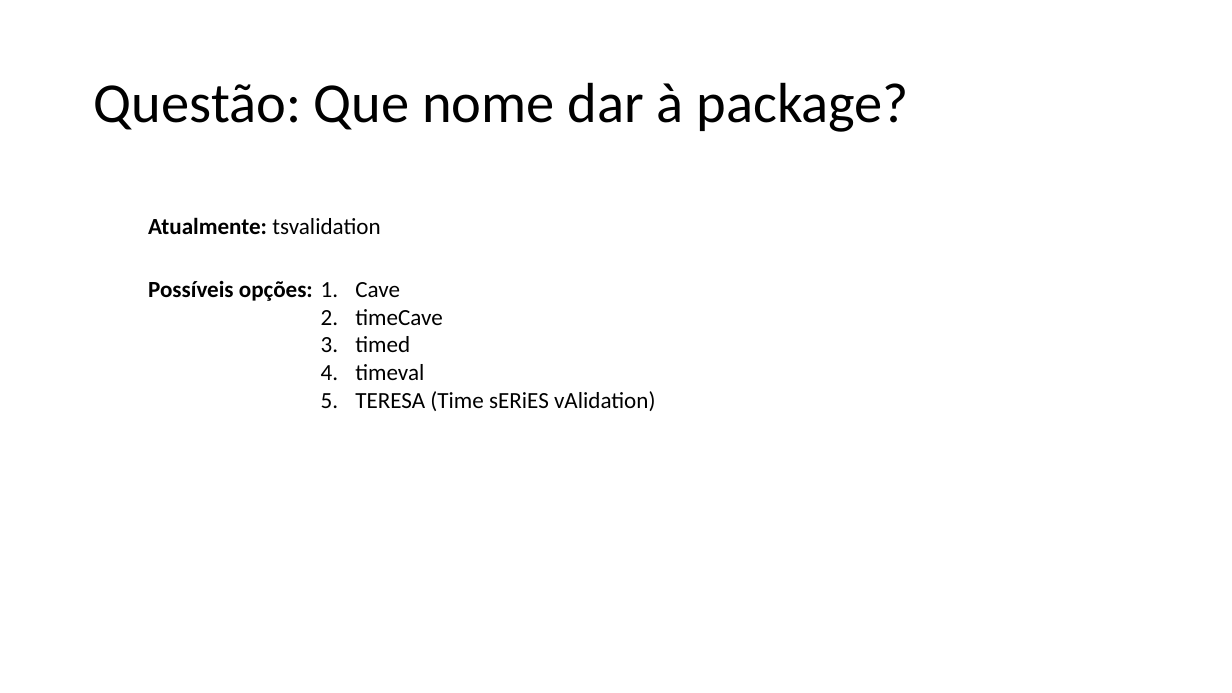
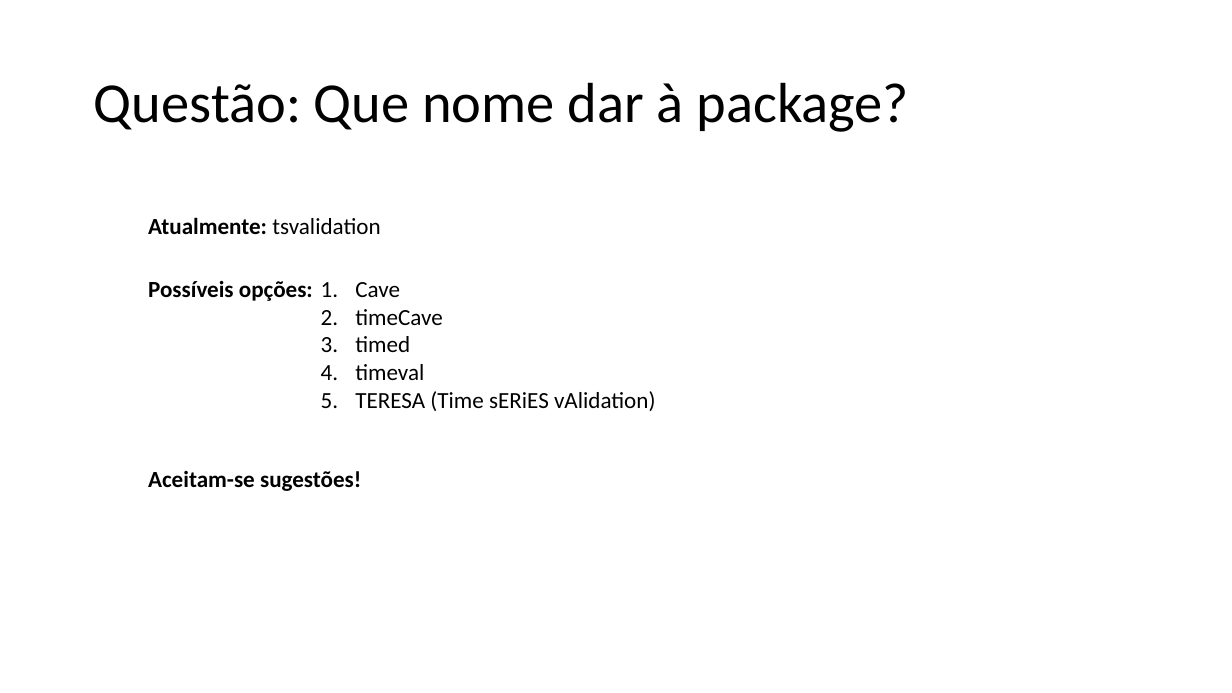
Before and after one commit to MiguelLoureiro98/timecave, a slide deck: slide 29 of papers/.ppt/cvtimeseries.pptx. Drawn at 1232x693 pixels with LibreOffice and Linux fonts; fonts in the diff are those of the drawing. Boxes give left, top, right and bottom in pixels: in the first picture for what was removed or moved away, otherwise in the second. Text is boxed around its words. In the diff, an @@ line names an element or a change of style, - is before the commit and + after.

```diff
--- a/papers/.ppt/cvtimeseries.pptx
+++ b/papers/.ppt/cvtimeseries.pptx
@@ text added at box(148, 471, 361, 491), 18 pt, text #000000, bold @@
+Aceitam-se sugestões!
```
Also in this commit, not shown: 9 other slides changed.
